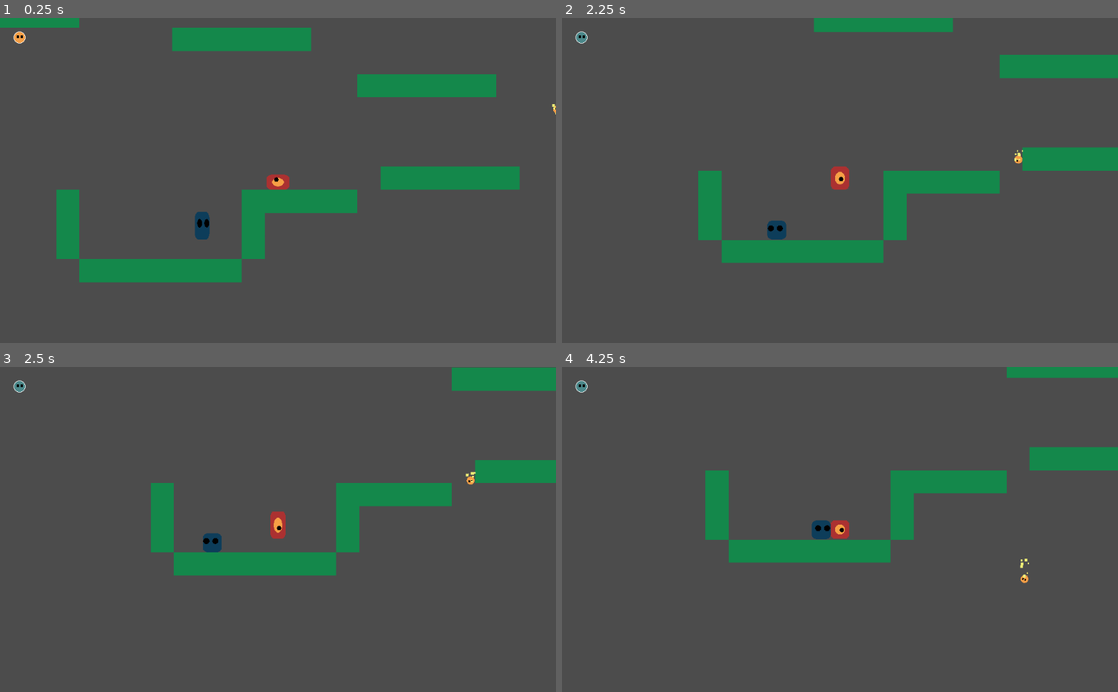
Above: before the commit, frames 1-4 (two rows, left to right).
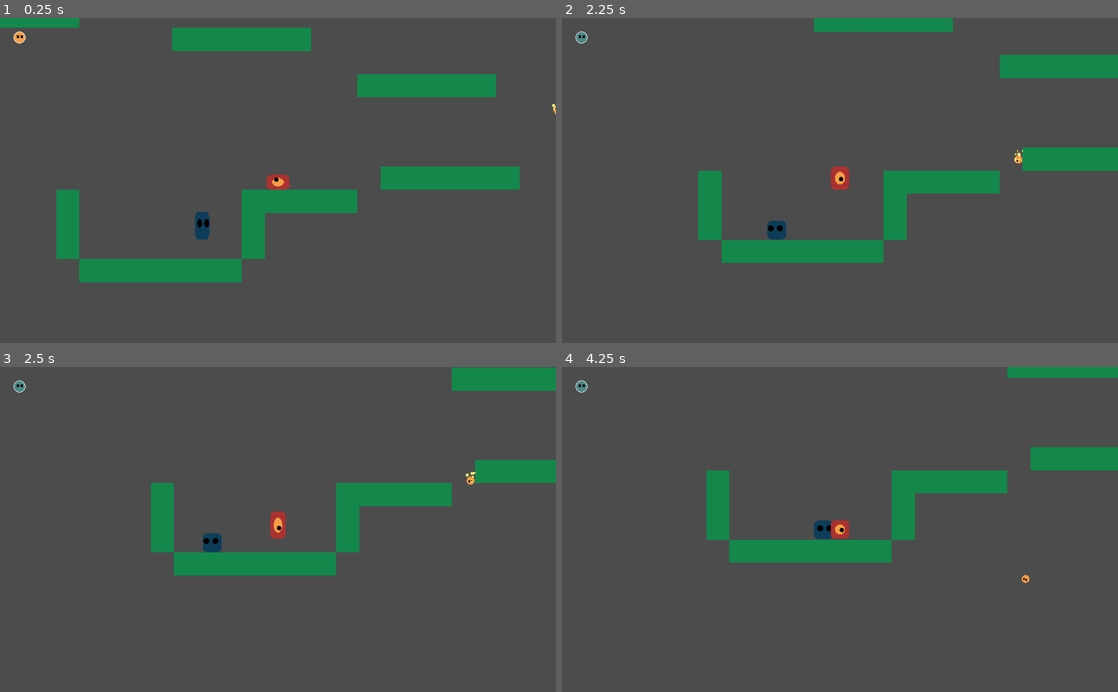
Above: after the commit, the same moments.

Repository: SaitenHazard/one_for_all
Game: Godot game, scene res://Scenes/MainScene.tscn
Two runs of this game, one before a commit and one after it. Both use one fixed random seed, a clock stepped at 60 frames per second and the inputs below.
Inputs (mouse positions are in pixels of both pictures, inside the frame that each line leads up to):
- Up to frame 1 (0.25 s): no input
- Up to frame 2 (2.25 s): move the mouse to (962, 164) at 0.52 s; press the mouse at (962, 164) at 0.53 s; hold D (move_right) 0.53-1.28 s; move the mouse to (728, 196) at 1.27 s; release the mouse at (728, 196) at 1.28 s; hold A (move_left) 1.28-2.03 s; click (728, 196) at 1.35 s; move the mouse to (895, 109) at 2.02 s; press the mouse at (895, 109) at 2.03 s; hold D (move_right) from 2.03 s (still down)
- Up to frame 3 (2.5 s): keep holding D (move_right)
- Up to frame 4 (4.25 s): move the mouse to (812, 594) at 2.77 s; release the mouse at (812, 594) at 2.78 s; click (812, 594) at 2.85 s; move the mouse to (1006, 578) at 3.52 s; release D (move_right) at 3.53 s; press the mouse at (1006, 578) at 3.53 s; hold A (move_left) from 3.53 s (still down)

Frames 1-3 are identical in both runs. In frame 4, 0.3% of the frame differs, in the area x 25-85%, y 0-67%.

Commit message:
07/12/2021 05:15AM

Diff:
--- a/Game/Scenes/Bullet.tscn
+++ b/Game/Scenes/Bullet.tscn
@@ -25,7 +25,7 @@
 [node name="Bullet" type="RigidBody2D" groups=[
 "bullet",
 ]]
-collision_layer = 2147483648
+collision_layer = 0
 collision_mask = 2147483648
 physics_material_override = SubResource( 1 )
 script = ExtResource( 2 )
--- a/Game/Scenes/Enemy.tscn
+++ b/Game/Scenes/Enemy.tscn
@@ -1,9 +1,28 @@
-[gd_scene load_steps=5 format=2]
+[gd_scene load_steps=7 format=2]
 
 [ext_resource path="res://Scripts/Enemy.gd" type="Script" id=1]
 [ext_resource path="res://sprite/enemy.png" type="Texture" id=2]
 
 [sub_resource type="PhysicsMaterial" id=1]
+
+[sub_resource type="Shader" id=3]
+code = "shader_type canvas_item;
+
+uniform vec4 flash_color: hint_color = vec4(1.0);
+uniform float flash_modifier: hint_range (0.0, 1.0) = 1;
+
+void fragment()
+{
+	vec4 color = texture(TEXTURE, UV);
+	color.rgb = mix(color.rgb, flash_color.rgb, flash_modifier);
+	COLOR = color;
+}"
+
+[sub_resource type="ShaderMaterial" id=4]
+resource_local_to_scene = true
+shader = SubResource( 3 )
+shader_param/flash_color = Color( 1, 1, 1, 1 )
+shader_param/flash_modifier = 0.0
 
 [sub_resource type="CircleShape2D" id=2]
 radius = 26.0
@@ -22,6 +41,7 @@
 script = ExtResource( 1 )
 
 [node name="Sprite" type="Sprite" parent="."]
+material = SubResource( 4 )
 position = Vector2( 0, 24.836 )
 texture = ExtResource( 2 )
 offset = Vector2( 0, -26 )
--- a/Game/Scenes/MainScene.tscn
+++ b/Game/Scenes/MainScene.tscn
@@ -149,7 +149,7 @@
 ]]
 tile_set = SubResource( 6 )
 cell_custom_transform = Transform2D( 1, 0, 0, 1, 0, 0 )
-collision_layer = 31
+collision_layer = 2147483679
 collision_mask = 31
 format = 1
 tile_data = PoolIntArray( 327651, -1610612734, 0, 327654, -1610612734, 0, 327655, -1610612734, 0, 327656, -1610612734,  …(1798 unchanged characters)…
--- a/Game/Scripts/Bullet.gd
+++ b/Game/Scripts/Bullet.gd
@@ -4,17 +4,14 @@
 
 func _ready():
 	Utility.set_collision_layer(self, Enums.COLLISION_LAYER.BULLET, true)
-	Utility.set_collision_mask(self, Enums.COLLISION_LAYER.PICKUP, true)
+	Utility.set_collision_mask(self, Enums.COLLISION_LAYER.ENEMY, true)
 
 func _on_Lifetime_timeout():
-	return
 	Utility.set_collision_layer(self, Enums.COLLISION_LAYER.BULLET, false)
+	Utility.set_collision_mask(self, Enums.COLLISION_LAYER.ENEMY, false)
+
 	Utility.set_collision_layer(self, Enums.COLLISION_LAYER.PICKUP, true)
-
-	Utility.set_collision_mask(self, Enums.COLLISION_LAYER.ENEMY, false)
 	Utility.set_collision_mask(self, Enums.COLLISION_LAYER.PLAYER, true)
-
-	remove_from_group('bullet')
 
 	if not $Particles2D == null:
 		$Particles2D.set_emitting(false)
--- a/Game/Scripts/Enemy.gd
+++ b/Game/Scripts/Enemy.gd
@@ -33,9 +33,8 @@
 
 func _ready():
 	Utility.set_collision_layer(self, Enums.COLLISION_LAYER.ENEMY, true)
-#	Utility.set_collision_mask(self, Enums.COLLISION_LAYER.BULLET, true)
 	Utility.set_collision_mask(self, Enums.COLLISION_LAYER.PLAYER, true)
-	Utility.set_collision_mask(self, Enums.COLLISION_LAYER.PICKUP, false)
+	Utility.set_collision_mask(self, Enums.COLLISION_LAYER.BULLET, true)
 
 func _process(delta):
 	_do_animations(delta)
@@ -142,7 +141,6 @@
 			linear_velocity_var.x = AIR_VELOCITY
 
 func _on_Enemy2_body_entered(body):
-	return
 	if body.is_in_group('bullet'):
 		_do_hit(body)
 
@@ -152,8 +150,13 @@
 	Cooldown.start(COOLDOWN_TIME)
 	hit_right = self.position.x < body.position.x
 	_do_hit_bullet(body)
+	_do_flash()
+	lives = lives - 1
 
-	lives = lives - 1
+func _do_flash():
+	$Sprite.material.set_shader_param("flash_modifier", 1)
+	yield(get_tree().create_timer(0.1), "timeout")
+	$Sprite.material.set_shader_param("flash_modifier", 0)
 
 func _do_hit_bullet(body):
 	body.queue_free()
--- a/Game/Scripts/Enums.gd
+++ b/Game/Scripts/Enums.gd
@@ -5,4 +5,5 @@
 	ENEMY = 1,
 	BULLET = 2,
 	PICKUP = 3,
+	INVINCIBLE = 4,
 }
--- a/Game/Scripts/Player.gd
+++ b/Game/Scripts/Player.gd
@@ -13,10 +13,10 @@
 const BULLET_ACCEL  : float = 800.0
 const COOLDOWN  : float = 0.5
 const EYE_DISTANCE : float = 5.0
-const RECOIL_TIME : float = 0.55
+const RECOIL_TIME : float = 5.0
 
 var got_hit : bool = false
-var recoil : bool = false
+var in_recoil : bool = false
 var shots_max : int = 1
 var shots_remaining : int = shots_max
 var aim_direction : Vector2
@@ -47,9 +47,7 @@
 var Utility = preload("res://Scripts/Utility.gd").new()
 
 func _ready():
-	Utility.set_collision_layer(self, Enums.COLLISION_LAYER.PLAYER, true)
-	Utility.set_collision_mask(self, Enums.COLLISION_LAYER.ENEMY, true)
-	Utility.set_collision_mask(self, Enums.COLLISION_LAYER.PICKUP, true)
+	_set_player_vincible()
 
 func _do_animations(delta) -> void:
 	var scale_lerp : Vector2
@@ -98,7 +96,6 @@
 	self.body_state = body_state
 	_set_body_state()
 	_get_input()
-	_do_shoot()
 	_move_air()
 	_move_floor()
 	_move_recoil()
@@ -125,12 +122,6 @@
 	body_state.set_linear_velocity(linear_velocity_var)
 
 func _do_shoot():
-	if recoil:
-		return
-
-	if not shoot:
-		return
-
 	var bullet_m = Bullet.instance()
 	var pos = self.position
 
@@ -138,19 +129,21 @@
 	get_parent().add_child(bullet_m)
 
 	bullet_m.linear_velocity = aim_direction * BULLET_ACCEL
-#	add_collision_exception_with(bullet_m)
+
+	shots_remaining = shots_remaining - 1
 
 func _get_input():
-	if recoil:
+	if in_recoil and not on_floor:
 		return
 
 	move_left = Input.is_action_pressed("move_left")
 	move_right = Input.is_action_pressed("move_right")
-	shoot = Input.is_action_pressed("shoot") and shots_remaining > 0 and not in_cooldown
+
+	shoot = Input.is_action_pressed("shoot") and shots_remaining > 0 and not in_cooldown and not in_recoil
 
 	if shoot:
 		Cooldown.start(COOLDOWN)
-		shots_remaining = shots_remaining - 1
+		_do_shoot()
 
 func _find_floor():
 	var found_floor = false
@@ -173,9 +166,6 @@
 		shots_remaining = MIN_SHOTS_ON_FLOOR
 
 func _move_floor():
-	if recoil:
-		return
-
 	if on_floor:
 		if move_left and not move_right:
 			if linear_velocity_var.x > -WALK_MAX_VELOCITY:
@@ -192,9 +182,6 @@
 		linear_velocity_previous = linear_velocity_var
 
 func _move_air():
-	if recoil:
-		return
-
 	if shoot:
 		linear_velocity_var.y = JUMP_VELOCITY * opposite_aim_direction.y
 		linear_velocity_var.x = JUMP_VELOCITY * opposite_aim_direction.x
@@ -238,8 +225,9 @@
 		_do_hit(body)
 
 func _do_hit(var body : Node2D):
+	_set_player_invincible()
 	hit_right = self.position.x < body.position.x
-	recoil = true
+	in_recoil = true
 	got_hit = true
 	TimerRecoil.start(RECOIL_TIME)
 #	_do_hit_bullet(body)
@@ -251,4 +239,19 @@
 #	Utility.delay_queue_free(child, 0.3)
 
 func _on_TimerRecoil_timeout():
-	got_hit = false
+	in_recoil = false
+	_set_player_vincible()
+
+func _set_player_invincible() -> void:
+	Utility.set_collision_layer(self, Enums.COLLISION_LAYER.PLAYER, false)
+	Utility.set_collision_layer(self, Enums.COLLISION_LAYER.INVINCIBLE, true)
+
+	Utility.set_collision_mask(self, Enums.COLLISION_LAYER.ENEMY, false)
+	Utility.set_collision_mask(self, Enums.COLLISION_LAYER.PICKUP, false)
+
+func _set_player_vincible() -> void:
+	Utility.set_collision_layer(self, Enums.COLLISION_LAYER.PLAYER, true)
+	Utility.set_collision_layer(self, Enums.COLLISION_LAYER.INVINCIBLE, false)
+
+	Utility.set_collision_mask(self, Enums.COLLISION_LAYER.ENEMY, true)
+	Utility.set_collision_mask(self, Enums.COLLISION_LAYER.PICKUP, true)
--- a/Game/Scripts/Utility.gd
+++ b/Game/Scripts/Utility.gd
@@ -1,12 +1,12 @@
 extends Node2D
 
-func set_collision_layer( var node : Node, var LAYER_BIT : int, var b : bool) -> void :
+func set_collision_layer( var node : Node2D, var LAYER_BIT : int, var b : bool) -> void :
 	node.set_collision_layer_bit(LAYER_BIT, b)
 
-func set_collision_mask( var node : Node, var LAYER_BIT : int, var b : bool) -> void :
+func set_collision_mask( var node : Node2D, var LAYER_BIT : int, var b : bool) -> void :
 	node.set_collision_mask_bit(LAYER_BIT, b)
 
-func reparent(child: Node, new_parent: Node):
+func reparent(child: Node2D, new_parent: Node) -> Node2D:
 	var old_parent = child.get_parent()
 	var position = child.get_global_position()
 	old_parent.remove_child(child)
@@ -14,6 +14,6 @@
 	child.set_global_position(position)
 	return child
 
-func delay_queue_free(var node : Node, var delay_in_seconds : float):
+func delay_queue_free(var node : Node, var delay_in_seconds : float) -> void:
 	yield(node.get_tree().create_timer(delay_in_seconds), "timeout")
 	node.queue_free()
